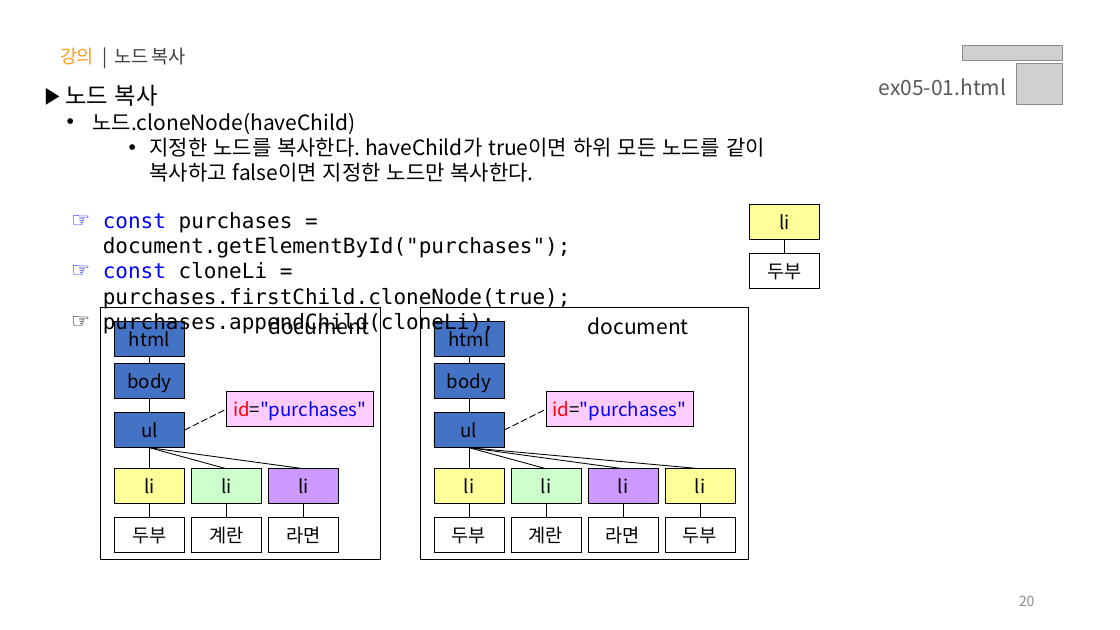
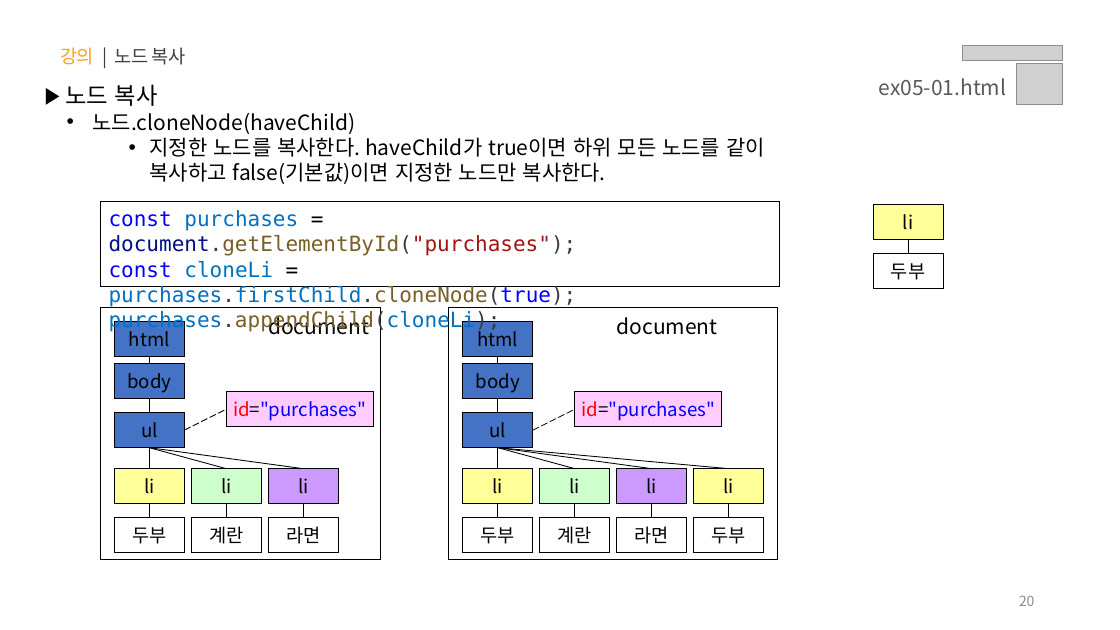
Before and after one commit to yebin-jeong/learn-js, a slide deck: slide 20 of PPT/05.자바스크립트 - 클라이언트 사이드(Event, DOM, Ajax, Web APIs).pptx. Drawn at 1120x630 pixels with LibreOffice and Linux fonts; fonts in the diff are those of the drawing; grey boxes stand for pictures. Boxes give left, top, right and bottom in pixels: in the first picture for what was removed or moved away, otherwise in the second. Text is boxed around its words. In the diff, an @@ line names an element or a change of style, - is before the commit and + after.

```diff
--- a/PPT/05.자바스크립트 - 클라이언트 사이드(Event, DOM, Ajax, Web APIs).pptx
+++ b/PPT/05.자바스크립트 - 클라이언트 사이드(Event, DOM, Ajax, Web APIs).pptx
@@ text at box(150, 137, 765, 184): text changed @@
-    • 지정한 노드를 복사한다. haveChild가 true이면 하위 모든 노드를 같이 복사하고 false이면 지정한 노드만 복사한다.
+    • 지정한 노드를 복사한다. haveChild가 true이면 하위 모든 노드를 같이 복사하고 false(기본값)이면 지정한 노드만 복사한다.
@@ rectangle "const purchases = document.getElementById("purchases");": place and size @@
-rectangle "const purchases = document.getElementById("purchases");" at box(103, 212, 571, 334)
+rectangle "const purchases = document.getElementById("purchases");" at box(100, 202, 779, 287)
@@ rectangle "const purchases = document.getElementById("purchases");" at box(100, 202, 779, 287): text colour #000000 to #0070C1 in "purchases", "cloneLi purchases.firstChild.cloneNode(true);", "purchases.appendChild(cloneLi);"; text colour #000000 to #001080, text colour #000000 to #A31515 in "document.getElementById("purchases");"; text colour #000000 to #3B3B3B, text colour #000000 to #795E26 in "document.getElementById("purchases");", "purchases.firstChild.cloneNode(true);", "purchases.appendChild(cloneLi);"; text colour #000000 to #0000FF in "purchases.firstChild.cloneNode(true);"; bullet ☞ to none; list level 2 to 1 in "const purchases = document.getElementById("purchases");"; list level 2 to 1 in "const cloneLi = purchases.firstChild.cloneNode(true);"; list level 2 to 1 in "purchases.appendChild(cloneLi);"; outline none to #000000 0.75 pt @@
@@ 2 rectangles, 1 line: place and size @@
-2 rectangles, 1 line at box(749, 205, 819, 289)
+2 rectangles, 1 line at box(873, 205, 943, 289)
@@ 13 rectangles, 11 lines, 1 text: place and size @@
-13 rectangles, 11 lines, 1 text at box(420, 308, 749, 560)
+13 rectangles, 11 lines, 1 text at box(449, 308, 778, 560)
```
Also in this commit, not shown: 4 other slides changed.
